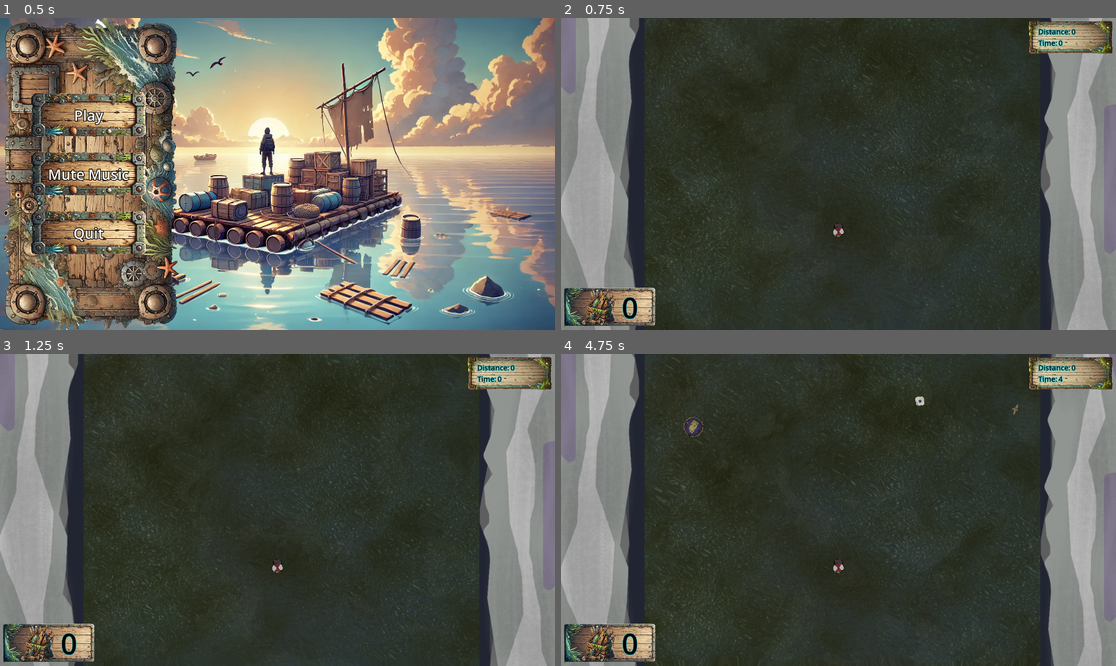
Above: before the commit, frames 1-4 (two rows, left to right).
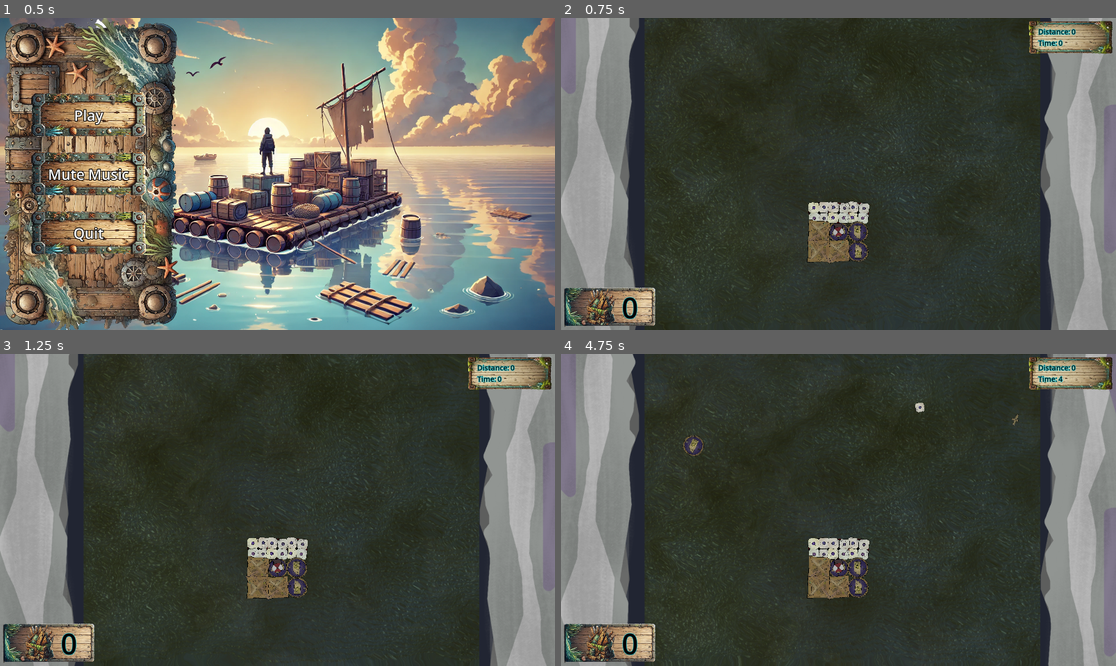
Above: after the commit, the same moments.

Repository: ARCsweden/GameJam2024FallA
Game: Godot game, scene res://UI/main_menu.tscn
The game is run twice, just before and just after one commit, with the same random seed, the same clock (stepped at 60 frames per second) and the same inputs. The engine's default icon, where the game draws it, is replaced by a stand-in: a white triangle on a blue panel in a dark square.
Inputs (mouse positions are in pixels of both pictures, inside the frame that each line leads up to):
- Up to frame 1 (0.5 s): no input
- Up to frame 2 (0.75 s): click "Play" at 0.5 s
- Up to frame 3 (1.25 s): no input
- Up to frame 4 (4.75 s): tap Enter (DebugRebuild) at 1.25 s; move the mouse to (960, 494) at 1.27 s; click (960, 494) at 1.42 s; move the mouse to (727, 525) at 2.02 s; click (727, 525) at 2.17 s; move the mouse to (894, 441) at 2.77 s; click (894, 441) at 2.92 s; move the mouse to (810, 572) at 3.52 s; click (810, 572) at 3.67 s; move the mouse to (1005, 556) at 4.27 s; click (1005, 556) at 4.42 s

Frame 1 is identical in both runs. In frame 2, 1.8% of the frame differs, in the area x 26-86%, y 50-79%; in frame 3, 2.0%; in frame 4, 7.9%, in the area x 0-100%, y 0-100%.
Error before the commit: Invalid access to property or key 'shape' on a base object of type 'null instance'. (res://Scripts/raft_body.gd:25)

Commit message:
Moved some collision layers to RigidBody2D

Diff:
--- a/dontdrowntogether/Scripts/raft_body.gd
+++ b/dontdrowntogether/Scripts/raft_body.gd
@@ -8,7 +8,11 @@
 var rows: int = 5
 var columns: int = 5
 
+var raft_max_size = Vector2(Global.raft_tile_length*(columns+3), Global.raft_tile_length*(rows+3))
+
 var starting_area_squares: int = 1
+
+var force_mult = 20
 
 var grid = []
 
@@ -22,10 +26,13 @@
 # Called when the node enters the scene tree for the first time.
 func _ready() -> void:
 	# Sets max size of the raft
-	$"./RaftCollisionShape".shape.size.x = Global.raft_tile_length*columns
-	$"./RaftCollisionShape".shape.size.y = Global.raft_tile_length*rows
+	#$"./RaftCollisionShape".shape.size.x = Global.raft_tile_length*(columns+3)
+	#$"./RaftCollisionShape".shape.size.y = Global.raft_tile_length*(rows+3)
+	#$"./RaftCollisionShape".position -= Vector2(150, 150)
 
 	_create_grid()
+	set_collision_layer_value(3, true)
+	set_collision_mask_value(3, true)
 	_create_starting_area(starting_area_squares)
 	SignalBus.paddle.connect(_on_paddle)
 
@@ -33,6 +40,7 @@
 # Called every frame. 'delta' is the elapsed time since the previous frame.
 func _process(_delta: float) -> void:
 	forward_force()
+	force_mult += 0.01
 	if Input.is_action_just_pressed("DebugTakeDamage"):
 		take_damage(2, 2)
 	if Input.is_action_just_pressed("DebugRebuild"):
@@ -40,7 +48,8 @@
 
 func forward_force():
 	var force = Vector2.from_angle(deg_to_rad(rotation_degrees) - deg_to_rad(90))
-	apply_central_force(force*20)
+	apply_central_force(force*force_mult)
+	apply_central_force(Vector2.UP*force_mult)
 
 func _on_paddle(player_pos: Vector2, cur_dir: Vector2):
 	# Force based on player direction
@@ -72,12 +81,15 @@
 			# Creates an instance of RaftTileScene
 			instance = RaftTileScene.instantiate()
 
-			# Adds the instance to the scene tree
-			add_child(instance)
-
 			# Moves the instance. +50 is to move the image coordinate to the top left corner
 			# Then each instance is moved to the top left corner of the collision shape, to center it
-			instance.position = Vector2(r*Global.raft_tile_length, c*Global.raft_tile_length) - ($RaftCollisionShape.shape.size / 2.0) - (Vector2(Global.raft_tile_length / 2.0, Global.raft_tile_length / 2.0))
+			instance.position = Vector2((r+1)*Global.raft_tile_length, (c+1)*Global.raft_tile_length) - (raft_max_size / 2.0)
+
+			var collision_shape = CollisionShape2D.new()
+			add_child(collision_shape)
+			instance.top_level_collision_shape = collision_shape
+			collision_shape.shape = instance.get_node("RaftTileCollisionShape").shape
+			collision_shape.position = instance.position
 
 			# Creates an invisible layer around the raft to block the player
 			if r == 0 or r == rows+1:
@@ -85,5 +97,8 @@
 			if c == 0 or c == columns+1:
 				instance.edge_tile()
 
+			# Adds the instance to the scene tree
+			add_child(instance)
+
 			# Adds instance to grid so it can edited later
 			grid[r].append(instance)
--- a/dontdrowntogether/Scripts/raft_tile.gd
+++ b/dontdrowntogether/Scripts/raft_tile.gd
@@ -7,6 +7,8 @@
 var collision_scale = 0.9
 
 @onready var decay_timer: Timer = $DecayTimer
+
+@export var top_level_collision_shape: CollisionShape2D
 
 const WOOD_RAFT_TILE : Texture = preload("res://Assets/WoodRaftTile.png")
 const BARREL : Texture = preload("res://Assets/Art/Barrel.png")
@@ -35,8 +37,9 @@
 
 	# Scales sprite to the raft_tile_length
 	_scale_sprite()
-	# Instantiate them invisible
-	self.visible = 0
+	# Instantiate sprites disabled and top collision shapes disabled
+	top_level_collision_shape.set_deferred("disabled", true)
+	$"./Sprite2D".visible = 0
 	decay_timer.timeout.connect(_on_decay)
 
 func _on_decay() -> void:
@@ -64,7 +67,8 @@
 
 func edge_tile():
 	set_collision_layer_value(1, true)
-	self.visible = 1
+	$"./Sprite2D".visible = 1
+	self.top_level_collision_shape.set_deferred("disabled", true)
 	$"./Sprite2D".texture = load("res://icon.svg")
 	$"./Sprite2D".flip_v = true
 
@@ -77,10 +81,12 @@
 
 func destroy():
 	$Crash_AudioStreamPlayer.play()
-	self.visible = 0
+	self.top_level_collision_shape.top_level_collision_shape.set_deferred("disabled", true)
+	$"./Sprite2D".visible = 0
 	set_collision_layer_value(1, true) #Set collision layer to one that collides with a player
 	$RepairArea.set_collision_layer_value(2, false) #Tile is no longer damaged
 	set_collision_layer_value(5, false) # Tile no longer collides with walls
+
 
 func update_color() -> void:
 	self.modulate = Color(
@@ -102,7 +108,8 @@
 
 
 func rebuild():
-	self.visible = 1
+	self.top_level_collision_shape.set_deferred("disabled", false)
+	$"./Sprite2D".visible = 1
 	self.health = max_hp
 	update_color()
 	setup_decay_timer()
